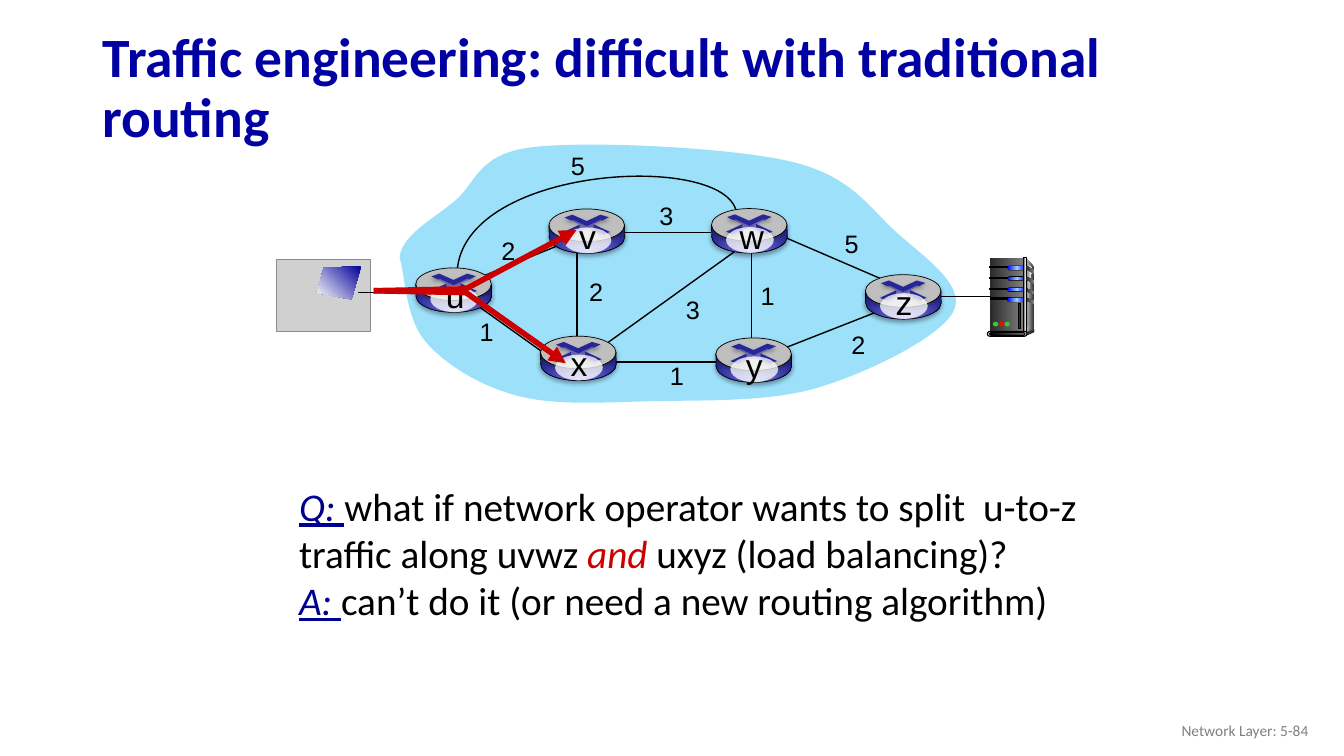
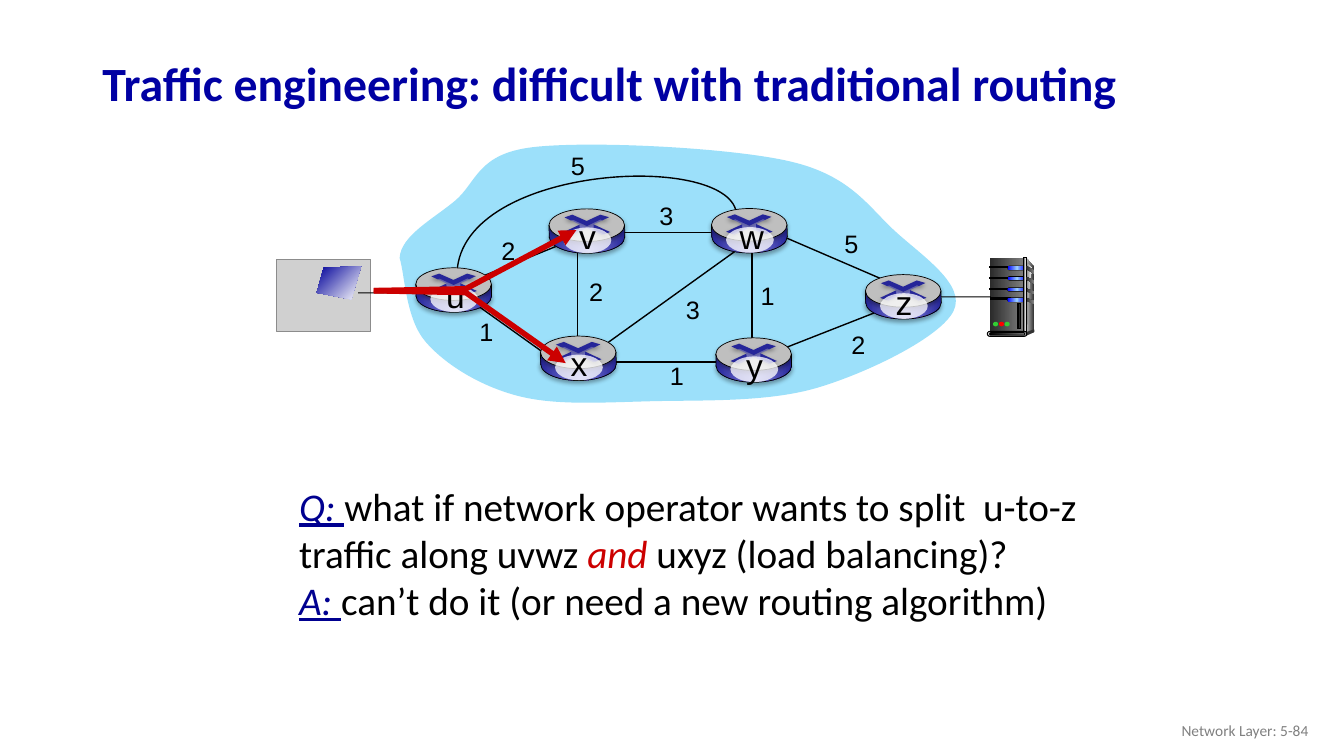
Before and after one commit to kanomoo/computer-network-and-Internet, a slide deck: slide 84 of 02_Slides/Chapter_05_Network_Control_Plane/Current_Year_Course_v9.0/Chapter_5_v9.0_Network_Layer_Control_Plane.pptx. Drawn at 1344x756 pixels with LibreOffice and Linux fonts; fonts in the diff are those of the drawing; grey boxes stand for pictures. Boxes give left, top, right and bottom in pixels: in the first picture for what was removed or moved away, otherwise in the second. Text is boxed around its words. In the diff, an @@ line names an element or a change of style, - is before the commit and + after.

```diff
--- a/02_Slides/Chapter_05_Network_Control_Plane/Current_Year_Course_v9.0/Chapter_5_v9.0_Network_Layer_Control_Plane.pptx
+++ b/02_Slides/Chapter_05_Network_Control_Plane/Current_Year_Course_v9.0/Chapter_5_v9.0_Network_Layer_Control_Plane.pptx
@@ title "Traffic engineering: difficult with traditional ..." at <box>102,67,1116,109</box>: size 39.6 to 34.1 pt; line spacing 0.9 to 0.7 @@
@@ freeform shape at <box>317,266,361,299</box>: outline redrawn @@
@@ freeform shape at <box>756,310,884,360</box>: outline redrawn @@
```
Also in this commit, not shown: 110 other slides changed, 1 other file.
